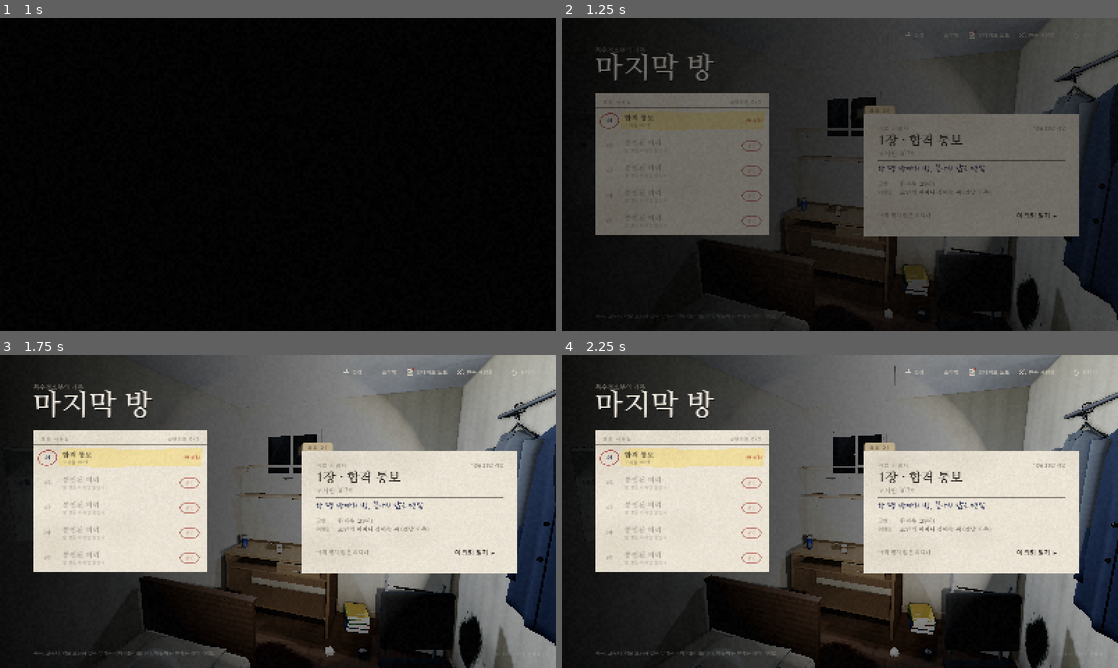
Above: before the commit, frames 1-4 (two rows, left to right).
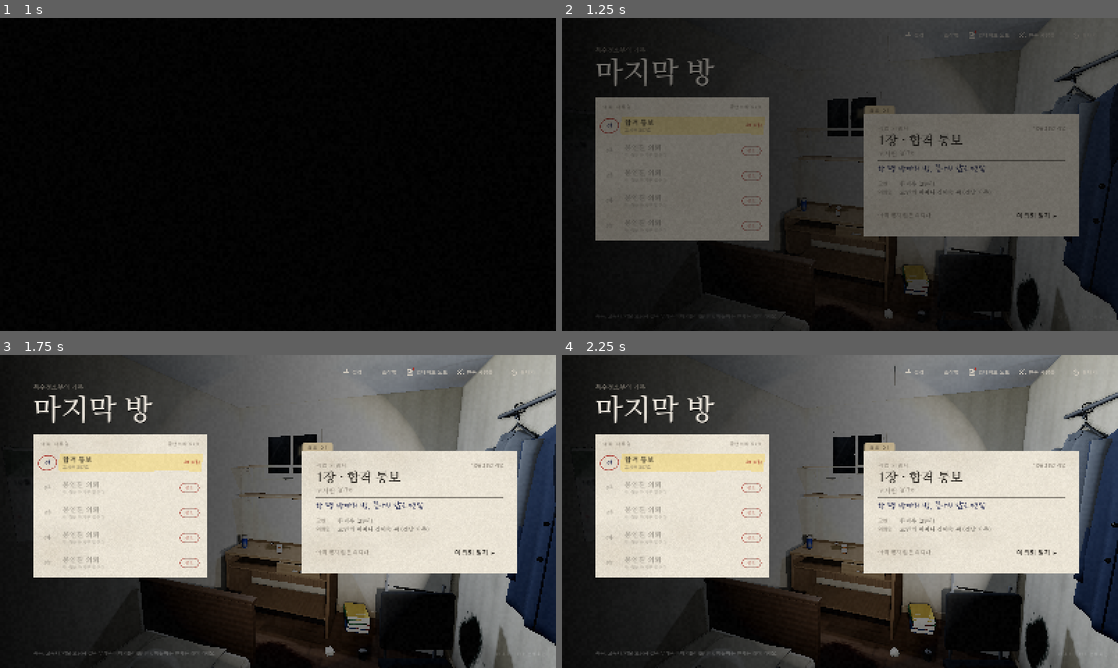
Above: after the commit, the same moments.

Repository: EunYool10/LastRoom
Game: Godot game, scene res://main.tscn
The game is run twice, just before and just after one commit, with the same random seed, the same clock (stepped at 60 frames per second) and the same inputs.
Inputs (mouse positions are in pixels of both pictures, inside the frame that each line leads up to):
- Up to frame 1 (1 s): tap Enter at 0.5 s; move the mouse to (400, 158) at 0.52 s; hold Right from 0.53 s (still down); tap E at 0.6 s; click (400, 158) at 0.67 s; tap Space at 0.77 s
- Up to frame 2 (1.25 s): keep holding Right
- Up to frame 3 (1.75 s): release Right at 1.25 s; drag from (166, 527) to (250, 574) at 1.27 s
- Up to frame 4 (2.25 s): move the mouse to (895, 442) at 2.02 s; hold Right from 2.03 s (still down); tap Q at 2.1 s

Frame 1 is identical in both runs. In frame 2, 2.5% of the frame differs, in the area x 6-38%, y 11-72%; in frame 3, 3.6%; in frame 4, 3.6%.

Commit message:
1.4.1: 처음 화면에서 제목과 부제 글자가 겹치던 문제 수정

Diff:
--- a/data/updates.json
+++ b/data/updates.json
@@ -1,4 +1,12 @@
 [
+  {
+    "v": "1.4.1",
+    "date": "2026. 11. 9.",
+    "title": "처음 화면 제목 글자를 바로잡았어요",
+    "items": [
+      "처음 화면에서 '특수청소부의 기록'과 '마지막 방' 글자가 겹쳐 보이던 것을 고쳤어요."
+    ]
+  },
   {
     "v": "1.4.0",
     "date": "2026. 11. 9.",
--- a/scripts/game.gd
+++ b/scripts/game.gd
@@ -5,7 +5,7 @@
 const InspectScript := preload("res://scripts/inspect.gd")
 const BoardScript := preload("res://scripts/board.gd")
 const SAVE_PATH := "user://save.json"
-const VERSION := "1.4.0"
+const VERSION := "1.4.1"
 const CONTACT := "eunyool100208@gmail.com"
 
 var EPISODES: Array = []
@@ -531,6 +531,8 @@
 	var col := Ui.vbox(0)
 	Ui.pin(col, 0, 0, 96, 84)
 	col.add_child(Ui.label("특수청소부의 기록", 18, Color("a39b8e"), Ui.serif))
+	# 큰 제목 글자는 줄 높이보다 위로 올라오므로 간격을 둔다
+	col.add_child(Ui.gap(14))
 	col.add_child(Ui.shadow(Ui.label("마지막 방", 84, Color("efe9df"), Ui.serif_b)))
 	col.add_child(Ui.gap(28))
 	if title_sel < 0 or title_sel >= EPISODES.size():
--- a/site/version.json
+++ b/site/version.json
@@ -1,18 +1,19 @@
 {
-  "version": "1.4.0",
+  "version": "1.4.1",
   "date": "2026-11-09",
   "notes": [
-    "방과 물건, 손과 도구를 실제처럼 새로 만들었어요.",
-    "리모컨과 키보드, 도어락, 폴더폰은 버튼 하나하나까지 볼 수 있어요.",
-    "시야를 사람 눈에 가깝게 고쳐서 방이 휘어 보이지 않아요."
+    "처음 화면 제목 글자가 겹쳐 보이던 것을 고쳤어요.",
+    "1.4.0: 방과 물건, 손과 도구를 실제처럼 새로 만들었어요.",
+    "1.4.0: 리모컨과 키보드, 도어락, 폴더폰은 버튼 하나하나까지 볼 수 있어요.",
+    "1.4.0: 시야를 사람 눈에 가깝게 고쳐서 방이 휘어 보이지 않아요."
   ],
-  "windows": "https://github.com/EunYool10/LastRoom/releases/download/v1.4.0/LastRoom-Setup-1.4.0.exe",
-  "android": "https://github.com/EunYool10/LastRoom/releases/download/v1.4.0/LastRoom-1.4.0-android.apk",
-  "mac": "https://github.com/EunYool10/LastRoom/releases/download/v1.4.0/LastRoom-1.4.0-mac.zip",
+  "windows": "https://github.com/EunYool10/LastRoom/releases/download/v1.4.1/LastRoom-Setup-1.4.1.exe",
+  "android": "https://github.com/EunYool10/LastRoom/releases/download/v1.4.1/LastRoom-1.4.1-android.apk",
+  "mac": "https://github.com/EunYool10/LastRoom/releases/download/v1.4.1/LastRoom-1.4.1-mac.zip",
   "sha256": {
-    "windows": "2b6815399c31095f6419b48e5a5abc7a3d3ba1fb5f2701ae18ae7436a874bb48",
-    "android": "43e94d90bc7b444f8be13601f2a3e1e12bc134790aba198aa58b6939c1d11926",
-    "mac": "87e9154bc34511f9e74b2c3a0f4cc475062a5afc6b014638112ead135d684dfb"
+    "windows": "4ae48643139e3ac86e3a8c00f2d4df6e0422f31d07dc689fd253e34674beb597",
+    "android": "f4d3e72c389998a7040ebcb2a1b47c05168c917a8e1ed11b6379073216d80499",
+    "mac": "90b445eefd653c2f3e3ed6b73713adbc9d8354c3997dd782ae26c6f0bee21c6b"
   },
   "page": "https://eunyool10.github.io/LastRoom/",
   "terms": "2026-11-03"
Not shown, changed: export_presets.cfg
Not shown, changed: installer/LastRoom.nsi
